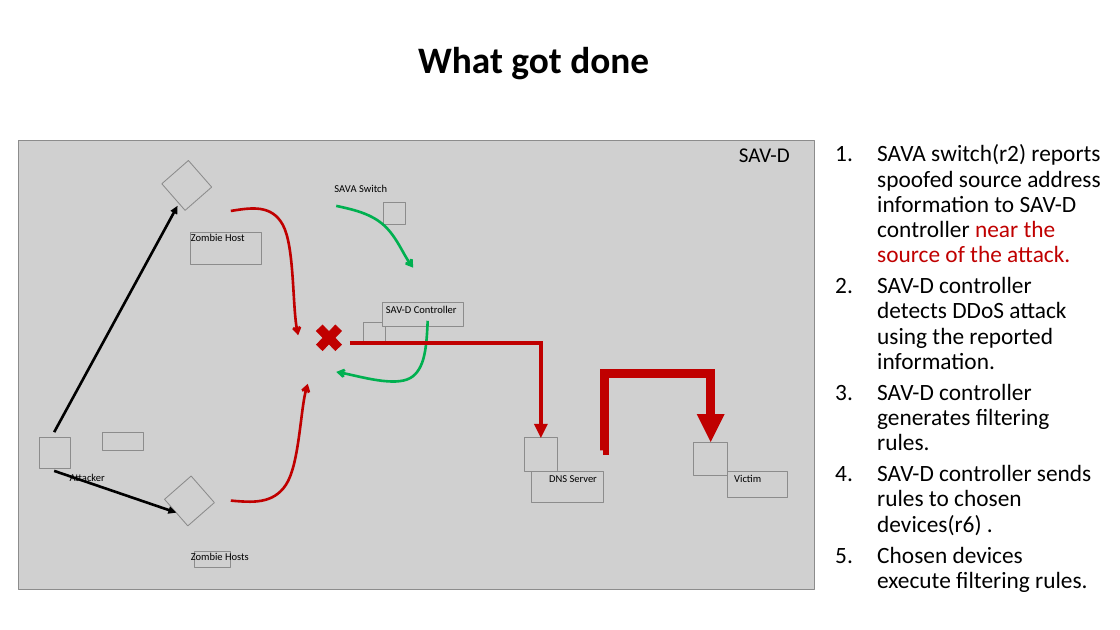
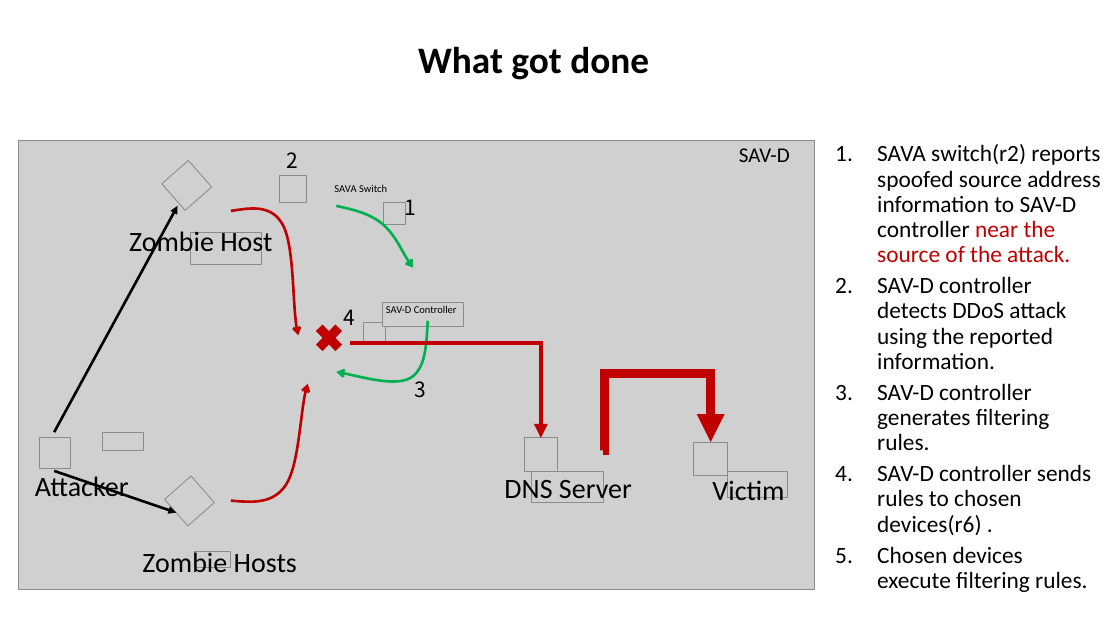
Before and after one commit to IETF-Hackathon/ietf119-project-presentations, a slide deck: slide 4 of ietf-119-hackathon-SAVA-Anti-DDoS.pptx. Drawn at 1120x630 pixels with LibreOffice and Linux fonts; fonts in the diff are those of the drawing; grey boxes stand for pictures. Boxes give left, top, right and bottom in pixels: in the first picture for what was removed or moved away, otherwise in the second. Text is boxed around its words. In the diff, an @@ line names an element or a change of style, - is before the commit and + after.

```diff
--- a/ietf-119-hackathon-SAVA-Anti-DDoS.pptx
+++ b/ietf-119-hackathon-SAVA-Anti-DDoS.pptx
@@ picture added at [280,176,307,202] @@
@@ text added at [286,152,298,168], 18 pt, text #000000 @@
+2
@@ text added at [405,199,417,220], 18 pt, text #000000 @@
+1
@@ text "Zombie Host": place and size @@
-text "Zombie Host" at [191,232,245,241]
+text "Zombie Host" at [129,228,272,258]
@@ text added at [343,309,355,325], 18 pt, text #000000 @@
+4
@@ text added at [415,381,427,398], 18 pt, text #000000 @@
+3
@@ text "Attacker": place and size @@
-text "Attacker" at [70,474,105,485]
+text "Attacker" at [35,473,129,498]
@@ size 9 to 24 pt in 5 elements at [35,473,129,498], [142,551,297,572], [129,228,272,258], [712,477,784,500], [504,475,632,503] @@
@@ text "DNS Server": place and size @@
-text "DNS Server" at [549,475,597,482]
+text "DNS Server" at [504,475,632,503]
@@ text "Victim": place and size @@
-text "Victim" at [734,475,761,482]
+text "Victim" at [712,477,784,500]
@@ text "Zombie Hosts": place and size @@
-text "Zombie Hosts" at [191,552,249,564]
+text "Zombie Hosts" at [142,551,297,572]
```
Also in this commit, not shown: 3 other slides changed.
